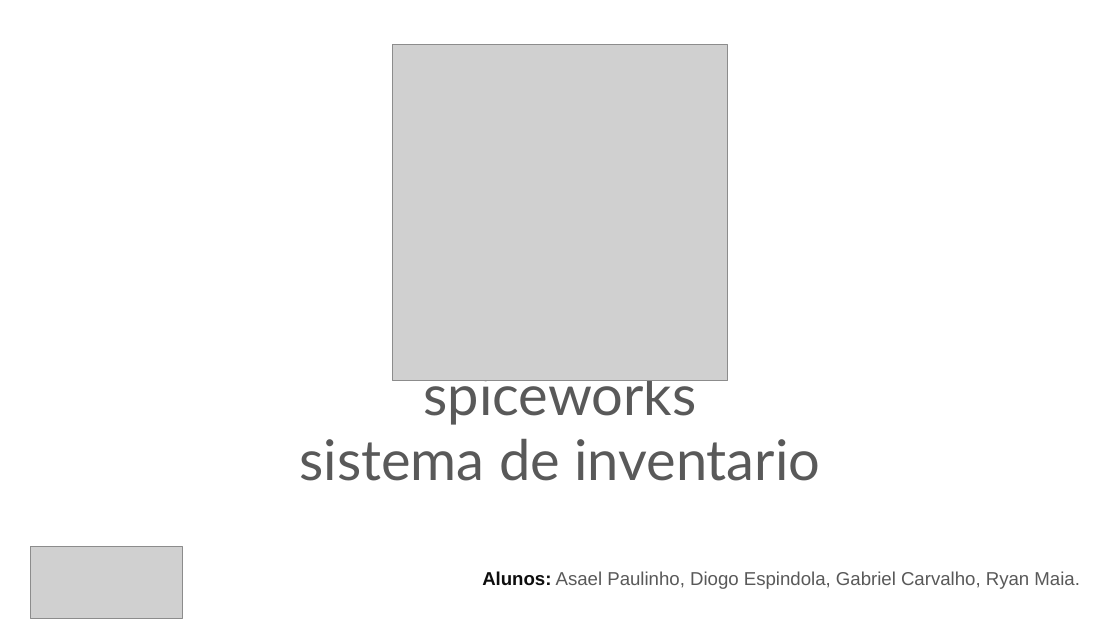
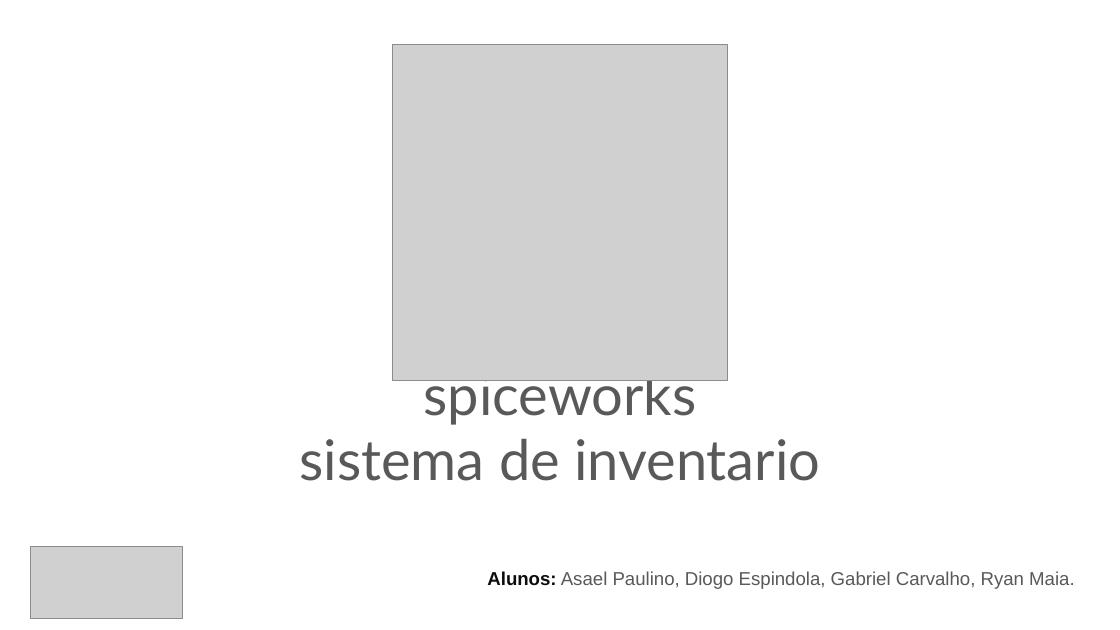
Before and after one commit to gabriel-cheng/samuka, a slide deck: slide 1 of seminario-spiceworks.pptx. Drawn at 1120x630 pixels with LibreOffice and Linux fonts; fonts in the diff are those of the drawing; grey boxes stand for pictures. Boxes give left, top, right and bottom in pixels: in the first picture for what was removed or moved away, otherwise in the second. Text is boxed around its words. In the diff, an @@ line names an element or a change of style, - is before the commit and + after.

Commit message:
Modelo de slide v1.0 :white_check_mark:

```diff
--- a/seminario-spiceworks.pptx
+++ b/seminario-spiceworks.pptx
@@ text at (487, 571, 1075, 589): text changed @@
-Alunos: Asael Paulinho, Diogo Espindola, Gabriel Carvalho, Ryan Maia.
+Alunos: Asael Paulino, Diogo Espindola, Gabriel Carvalho, Ryan Maia.
```
